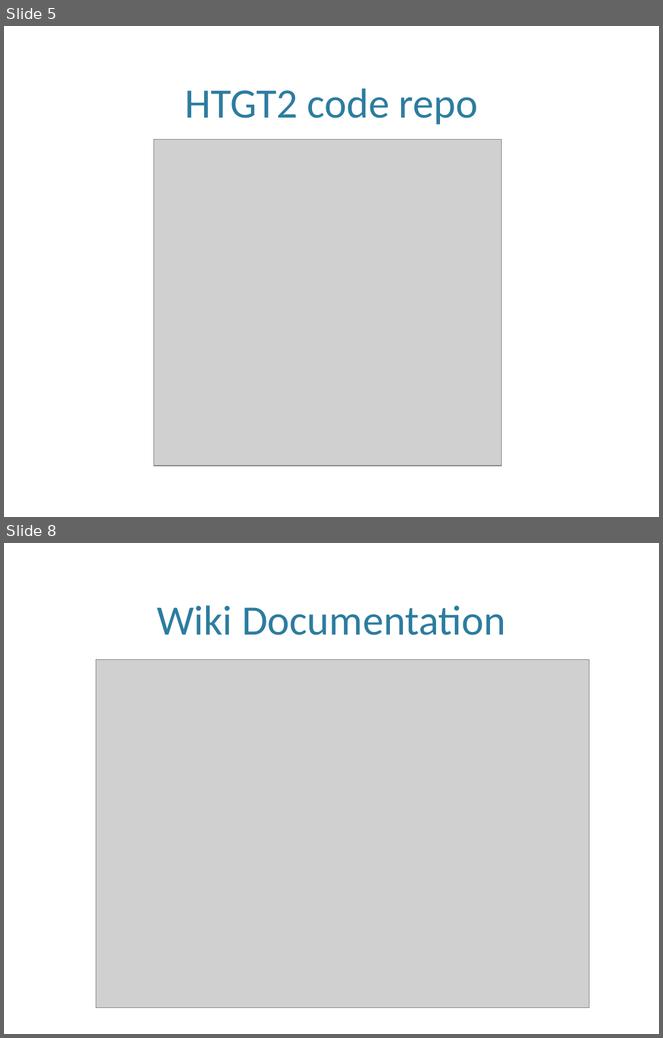
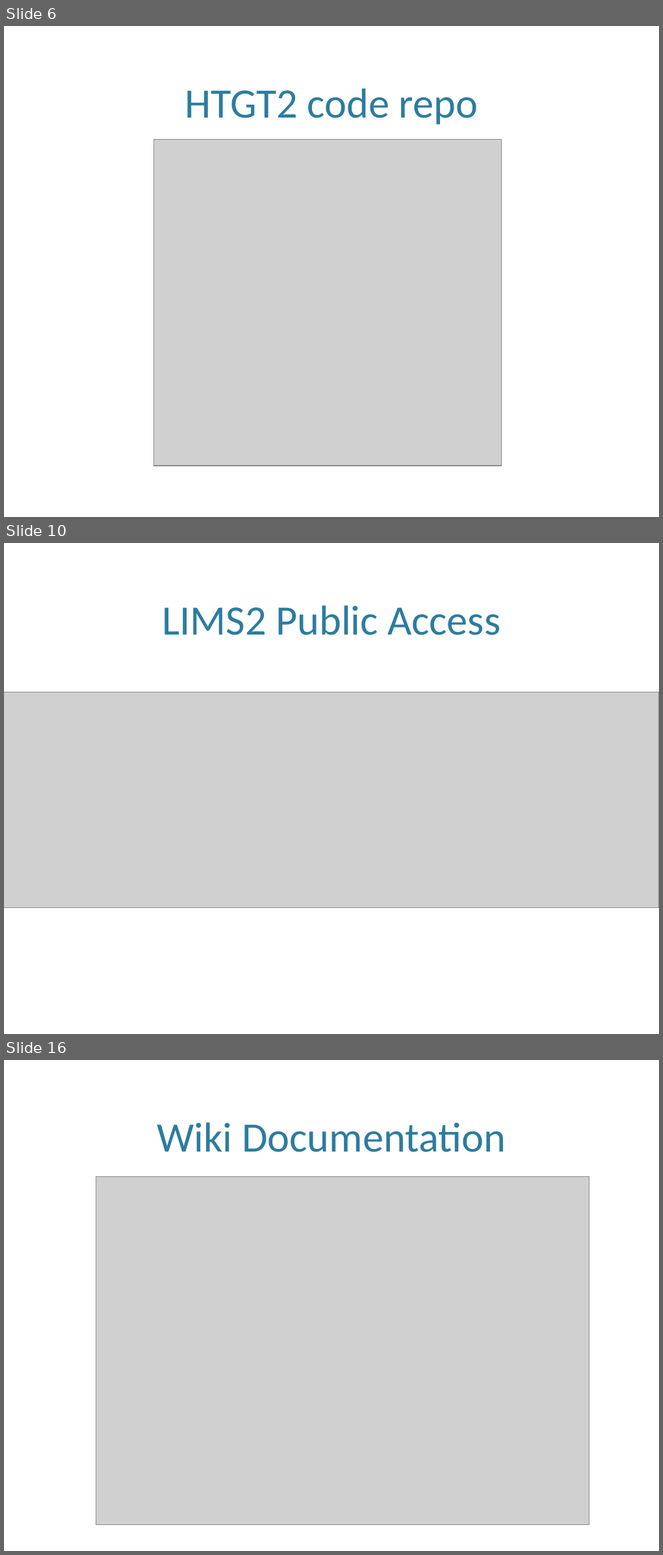
Before and after one commit to htgt/Docs, a slide deck: IMG-2015.pptx. Shown one above the other, each under a label of ours: slides 5 and 8 before the commit, slides 6, 10 and 16 after it; the slides between them are not shown. The pictures are 663x1038 and 663x1555 pixels, drawn with LibreOffice and Linux fonts; fonts in the diff are those of the drawing; grey boxes stand for pictures; background and template pictures are left out. Boxes give left, top, right and bottom in pixels: in the first picture for what was removed or moved away, otherwise in the second. Text is boxed around its words. In the diff, an @@ line names an element or a change of style, - is before the commit and + after.

```diff
--- a/IMG-2015.pptx
+++ b/IMG-2015.pptx
@@ slide 10 added at bbox=[4, 543, 659, 1034], background picture (left out) @@
@@ title added at bbox=[162, 605, 501, 635], 46 pt, text #2C7C9F @@
+LIMS2 Public Access
@@ picture added at bbox=[4, 692, 659, 907] @@
@@ what was slide 5 is now slide 6 @@
@@ what was slide 8 is now slide 16 @@
```
Also in this commit, not shown: 5 slides changed, 7 other slides added.
